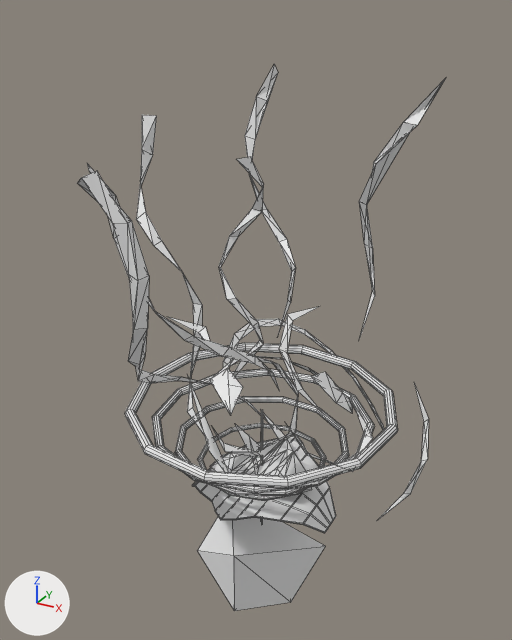
Renders of the OBJ model Assets/Models/Shoulder/epaule_0004.obj from each side of a commit.
Camera for both pictures: a 50 mm camera at (0.664, -1.237, 1.025) aimed at (-0.055, 0.07, 0.372). Lighting does not change. The marker at lower left points along +X, +Y and +Z. Mesh edges are drawn as thin lines. Where no turn or scale is listed for an object, it has been applied to the vertices. Vertices at the same position are counted once.

Before the edit, the objects in view are built like this:
```python
me_epaule_0004 = bpy.data.meshes.new('epaule_0004')
me_epaule_0004.from_pydata(...)  # 1006 vertices, 1175 faces; spans x -0.45..0.356, y -0.373..0.467, z -0.353..0.919
# before: 797 (0.196, -0.187, 0.248) at pixel (306, 451), 841 (0.259, -0.037, 0.221) at pixel (364, 434), 905 (0.215, -0.024, 0.304) at pixel (349, 391), 926 (0.195, -0.18, 0.234) at pixel (307, 455), 960 (0.12, -0.128, 0.26)
# before: 1002 (0.277, -0.034, 0.217) at pixel (373, 437)
ob_epaule_0004 = bpy.data.objects.new('epaule_0004', me_epaule_0004)
ob_epaule_0004.location = (0.0, 0.0, 0.0)
```
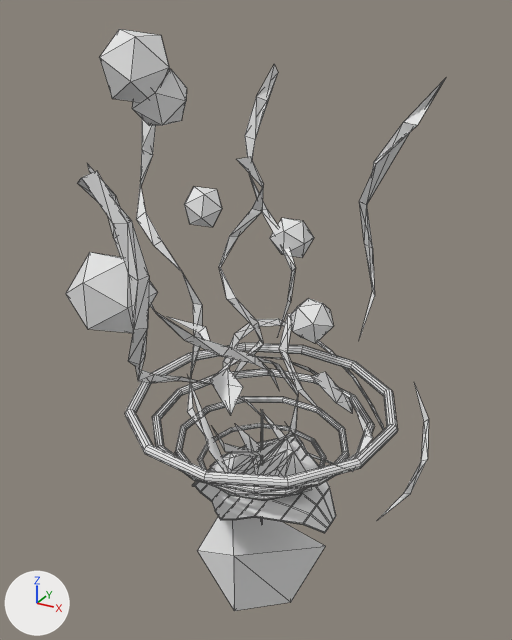
The change, as a diff of the scene's bpy script:
```diff
--- a/Assets/Models/Shoulder/epaule_0004.obj.py
+++ b/Assets/Models/Shoulder/epaule_0004.obj.py
@@ me_epaule_0004 @@
 me_epaule_0004.from_pydata(...)  # 1006 vertices, 1175 faces; spans x -0.45..0.356, y -0.373..0.467, z -0.353..0.919
 # used by ob_epaule_0004; location = (0.0, 0.0, 0.0)
 # verts and faces of me_epaule_0004; kept vertices keep their numbers, new ones are numbered from 1006
+# me_epaule_0004 part 1: a new loose piece, an icosphere of 20 faces spanning x -0.152..-0.054, y 0.301..0.399, z 0.435..0.534
+# me_epaule_0004 part 2: a new loose piece, an icosphere of 20 faces spanning x 0.066..0.165, y -0.043..0.042, z 0.389..0.477
+# me_epaule_0004 part 3: a new loose piece, an icosphere of 20 faces spanning x -0.325..-0.17, y -0.129..0.003, z 0.852..0.988
+# me_epaule_0004 part 4: a new loose piece, an icosphere of 20 faces spanning x -0.23..-0.086, y -0.366..-0.222, z 0.472..0.616
+# me_epaule_0004 part 5: a new loose piece, an icosphere of 20 faces spanning x -0.286..-0.159, y -0.081..0.028, z 0.804..0.916
+# me_epaule_0004 part 6: a new loose piece, an icosphere of 20 faces spanning x -0.021..0.054, y -0.278..-0.214, z 0.684..0.75
+# me_epaule_0004 part 7
+delete_faces([(797, 960, 926), (841, 905, 1002)])
+faces += [(841, 1002, 905), (797, 926, 960)]
```

Changed parts and their boxes [x1, y1, x2, y2] in the pictures (512 x 640 px; the box of a moved part takes in the faces that stretch with it):
'epaule_0004', reshaped (6% taller)
    before: [78, 64, 446, 611]
    after: [66, 29, 446, 611]
part 1 of me_epaule_0004, added
    after: [270, 218, 314, 258]
part 2 of me_epaule_0004, added
    after: [290, 298, 334, 343]
part 3 of me_epaule_0004, added
    after: [100, 29, 170, 102]
part 4 of me_epaule_0004, added
    after: [66, 252, 158, 333]
part 5 of me_epaule_0004, added
    after: [132, 69, 187, 126]
part 6 of me_epaule_0004, added
    after: [184, 187, 222, 227]
part 7 of me_epaule_0004, moved or reshaped
    both: [286, 392, 372, 455]
